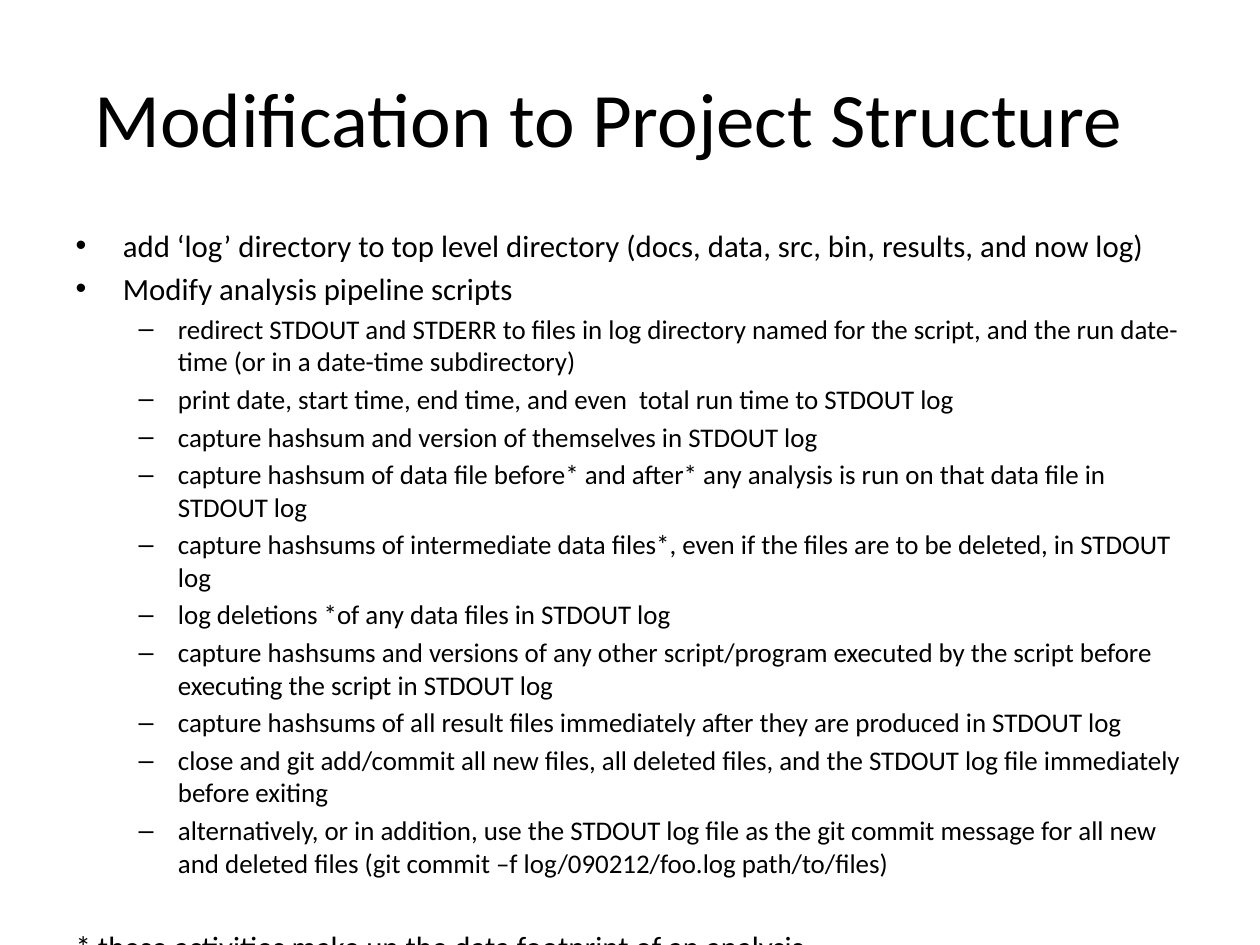
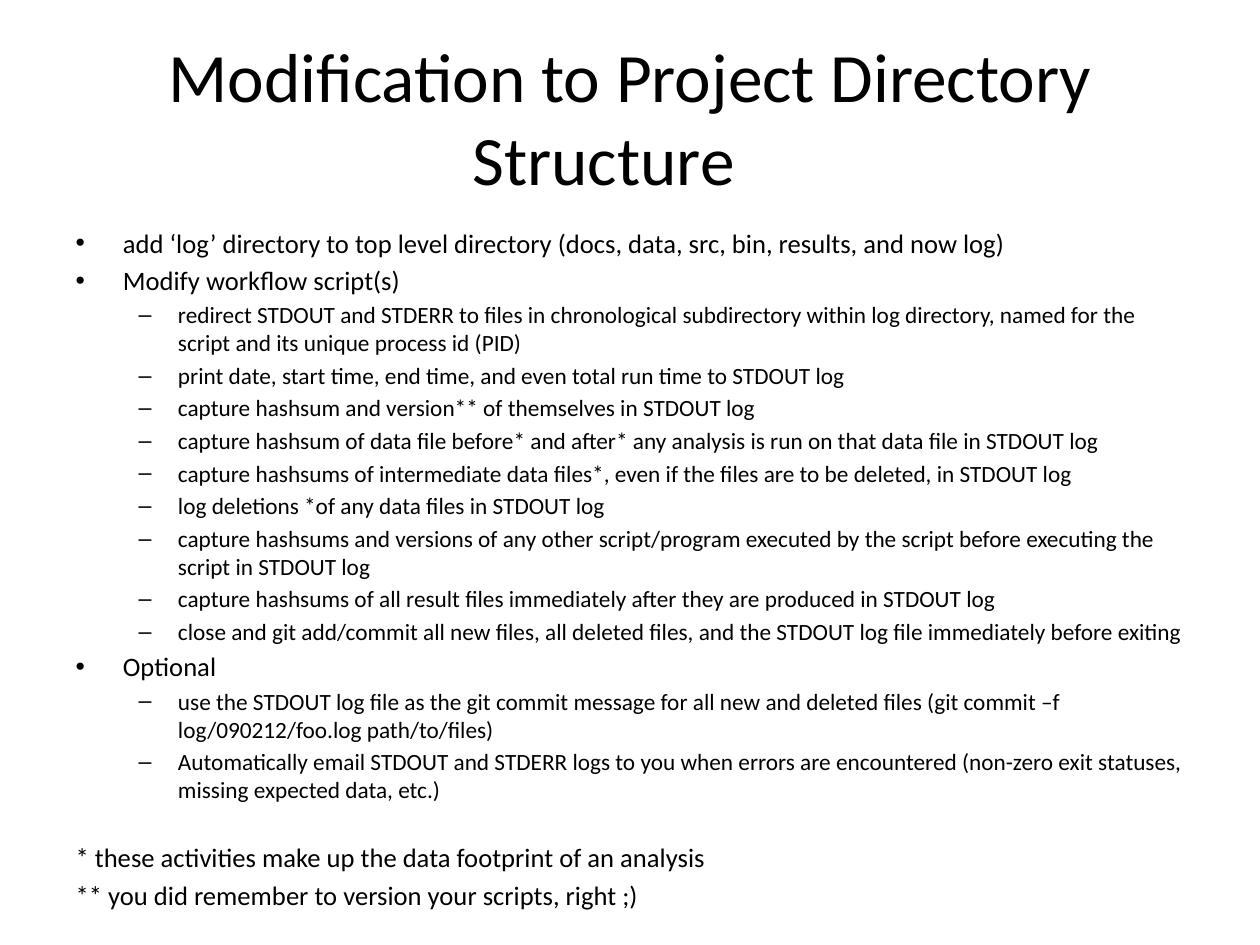
Before and after one commit to rvosa/ngs-workflows, a slide deck: slide 6 of doc/slides/day3/session1/Workflows.pptx (slide 4 before the commit). Drawn at 1260x945 pixels with LibreOffice and Linux fonts; fonts in the diff are those of the drawing. Boxes give left, top, right and bottom in pixels: in the first picture for what was removed or moved away, otherwise in the second. Text is boxed around its words. In the diff, an @@ line names an element or a change of style, - is before the commit and + after.

```diff
--- a/doc/slides/day3/session1/Workflows.pptx
+++ b/doc/slides/day3/session1/Workflows.pptx
@@ title at [168,54,1091,186]: text changed; size 44 to 39.6 pt @@
-Modification to Project Structure
+Modification to Project Directory Structure
@@ text at [123,233,1181,802]: paragraph added @@
+** you did remember to version your scripts, right ;)
@@ text at [123,233,1181,644]: size 17.6 to 15.2 pt in "add ‘log’ directory to top level directory ...", "* these activities make up the data ..."; size 15.4 to 13.3 pt in "print date, start time, end time, and ...", "capture hashsum of data file before* and ...", "capture hashsums of intermediate data files*, even ...", "log deletions *of any data files in ..." and 3 more places @@
@@ text at [123,270,1135,355]: text changed; size 15.4 to 13.3 pt @@
-• Modify analysis pipeline scripts
-  – redirect STDOUT and STDERR to files in log directory named for the script, and the run date-time (or in a date-time subdirectory)
+• Modify workflow script(s)
+  – redirect STDOUT and STDERR to files in chronological subdirectory within log directory, named for the script and its unique process id (PID)
@@ text at [178,399,755,420]: text changed; size 15.4 to 13.3 pt @@
-  – capture hashsum and version of themselves in STDOUT log
+  – capture hashsum and version** of themselves in STDOUT log
@@ text at [123,657,1181,802]: text changed; size 15.4 to 13.3 pt @@
-  – alternatively, or in addition, use the STDOUT log file as the git commit message for all new and deleted files (git commit –f log/090212/foo.log path/to/files)
+• Optional
+  – use the STDOUT log file as the git commit message for all new and deleted files (git commit –f log/090212/foo.log path/to/files)
+  – Automatically email STDOUT and STDERR logs to you when errors are encountered (non-zero exit statuses, missing expected data, etc.)
```
Also in this commit, not shown: 2 other slides changed, 2 slides added, 6 other files.
